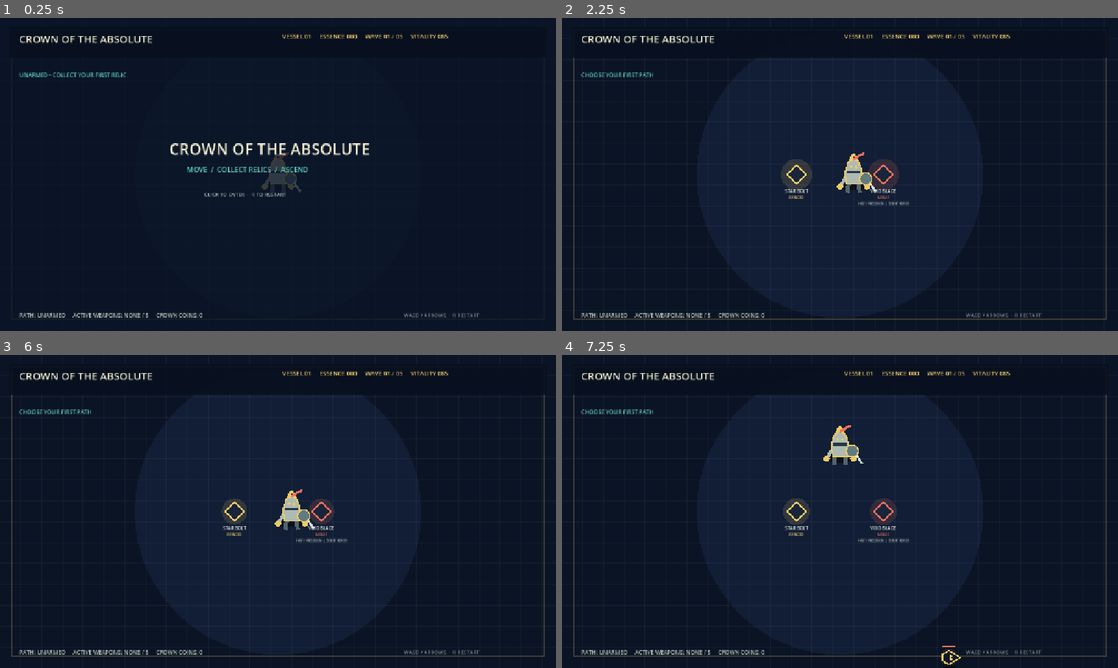
Above: before the commit, frames 1-4 (two rows, left to right).
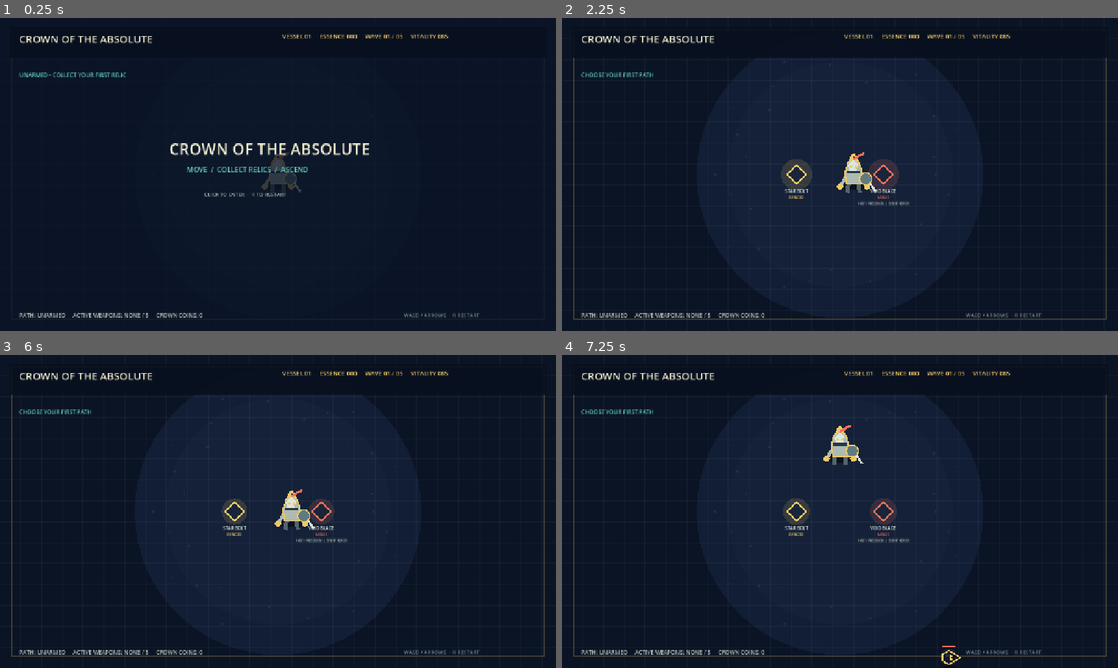
Above: after the commit, the same moments.

Repository: domaki7/new-project
Game: Godot game, scene res://main.tscn
Same seed, same stepped clock (60 frames per second), same inputs: the game is played once before the commit and once after it.
Inputs (mouse positions are in pixels of both pictures, inside the frame that each line leads up to):
- Up to frame 1 (0.25 s): no input
- Up to frame 2 (2.25 s): tap Enter at 0.5 s; move the mouse to (962, 158) at 0.52 s; hold D 0.53-1.28 s; tap R at 0.6, 1.35, 2.1 s; click (962, 158) at 0.67 s; tap Space at 1.25 s; move the mouse to (728, 190) at 1.27 s; hold S 1.28-2.03 s; move the mouse to (895, 105) at 2.02 s; hold D from 2.03 s (still down)
- Up to frame 3 (6 s): tap Enter at 2.75 s; move the mouse to (250, 574) at 2.77 s; release D at 2.78 s; hold W 2.78-3.53 s; tap R every 0.75 s from 2.85 to 5.85 s; click (250, 574) at 2.92 s; move the mouse to (444, 558) at 3.52 s; hold A 3.53-5.03 s; move the mouse to (111, 464) at 4.27 s; move the mouse to (305, 511) at 5.02 s; hold S 5.03-5.78 s; click (305, 511) at 5.17 s; move the mouse to (194, 433) at 5.77 s; hold D from 5.78 s (still down)
- Up to frame 4 (7.25 s): move the mouse to (962, 495) at 6.52 s; release D at 6.53 s; hold W from 6.53 s (still down); tap R at 6.6 s

The runs differ from the first frame. In frame 2, less than 0.1% of the frame differs, in the area x 51-54%, y 45-49%; in frame 3, less than 0.1%; in frame 4, less than 0.1%, in the area x 49-70%, y 24-97%.
Error before the commit: Invalid access to property or key 'strength' on a base object of type 'Dictionary'. (res://main.gd:551)
Error after the commit: Invalid access to property or key 'strength' on a base object of type 'Dictionary'. (res://main.gd:559)

Commit message:
Add depth to Godot arena rendering

Diff:
--- a/godot/main.gd
+++ b/godot/main.gd
@@ -406,6 +406,7 @@
     else:
         var wisp := PackedVector2Array([position + Vector2(0, -radius - 5), position + Vector2(radius, 0), position + Vector2(0, radius + 5), position + Vector2(-radius, 0)])
         draw_colored_polygon(wisp, Color("101826")); draw_polyline(PackedVector2Array([wisp[0], wisp[1], wisp[2], wisp[3], wisp[0]]), data.color, 3.0)
+    draw_circle(position - Vector2(radius * .25, radius * .28), radius * .25, Color(data.color, 0.16))
     draw_circle(position + Vector2(radius * .25, -radius * .18), 3.0, data.color); draw_circle(position + Vector2(radius * .25, radius * .18), 3.0, data.color)
     draw_rect(Rect2(position + Vector2(-radius, -radius - 12), Vector2(radius * 2.0 * max(0.0, enemy.health / enemy.max_health), 4)), Color("ed725c"))
 
@@ -424,6 +425,8 @@
     draw_circle(position + Vector2(-31, 28), 7.0, Color("edc968")); draw_circle(position + Vector2(31, 28), 7.0, Color("edc968"))
     var armor := PackedVector2Array([position + Vector2(-20, -4), position + Vector2(-14, -25), position + Vector2(0, -38), position + Vector2(14, -25), position + Vector2(20, -4), position + Vector2(16, 22), position + Vector2(-16, 22)])
     draw_colored_polygon(armor, Color("aebbb2")); draw_polyline(PackedVector2Array([armor[0], armor[1], armor[2], armor[3], armor[4], armor[5], armor[6], armor[0]]), Color("edc968"), 3.0)
+    draw_colored_polygon(PackedVector2Array([position + Vector2(-13, -22), position + Vector2(0, -34), position + Vector2(10, -23), position + Vector2(5, -5), position + Vector2(-10, -5)]), Color("dbe6df"))
+    draw_line(position + Vector2(-8, -7), position + Vector2(8, -7), Color("607b80"), 2.0)
     draw_line(position + Vector2(-16, -5), position + Vector2(16, -5), Color("263744"), 7.0)
     draw_line(position + Vector2(-13, -25), position + Vector2(0, -48), Color("edc968"), 5.0); draw_line(position + Vector2(13, -25), position + Vector2(0, -48), Color("edc968"), 5.0)
     draw_line(position + Vector2(0, -35), position + Vector2(25, -50), Color("ed725c"), 6.0)
@@ -538,8 +541,13 @@
     var field := Rect2(Vector2.ZERO, ARENA_SIZE)
     draw_rect(field, Color("0b1425"))
     draw_circle(ARENA_SIZE * .5, 330.0, Color(0.12, 0.2, 0.34, .32))
+    draw_circle(ARENA_SIZE * .5, 260.0, Color(0.22, 0.28, 0.34, .08))
     for x in range(0, int(ARENA_SIZE.x), 48): draw_line(Vector2(x, 0), Vector2(x, ARENA_SIZE.y), Color(1, 1, 1, 0.035))
     for y in range(0, int(ARENA_SIZE.y), 48): draw_line(Vector2(0, y), Vector2(ARENA_SIZE.x, y), Color(1, 1, 1, 0.035))
+    for stone in range(34):
+        var stone_angle := TAU * float(stone) / 34.0
+        var stone_position := ARENA_SIZE * 0.5 + Vector2(cos(stone_angle), sin(stone_angle)) * (220.0 + float(stone % 3) * 34.0)
+        draw_circle(stone_position, 2.0 + float(stone % 2), Color(0.45, 0.52, 0.52, 0.13))
     draw_polyline(PackedVector2Array([Vector2(26, 26), Vector2(ARENA_SIZE.x - 26, 26), Vector2(ARENA_SIZE.x - 26, ARENA_SIZE.y - 26), Vector2(26, ARENA_SIZE.y - 26), Vector2(26, 26)]), Color(0.93, .79, .4, .22), 2.0)
     for pickup in pickups:
         var data: Dictionary = WEAPONS[pickup.name] if WEAPONS.has(pickup.name) else UPGRADES[pickup.name]
